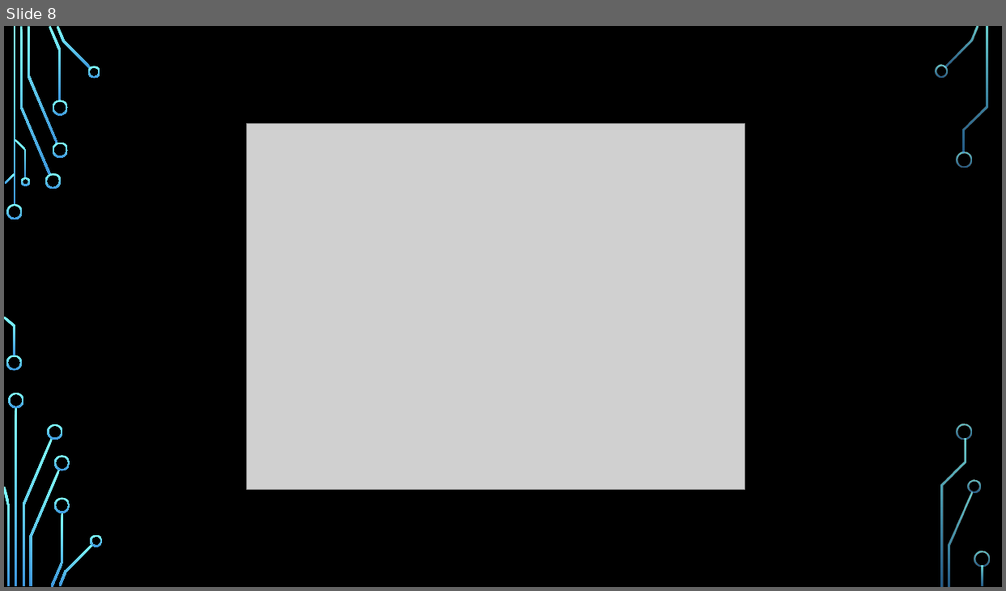
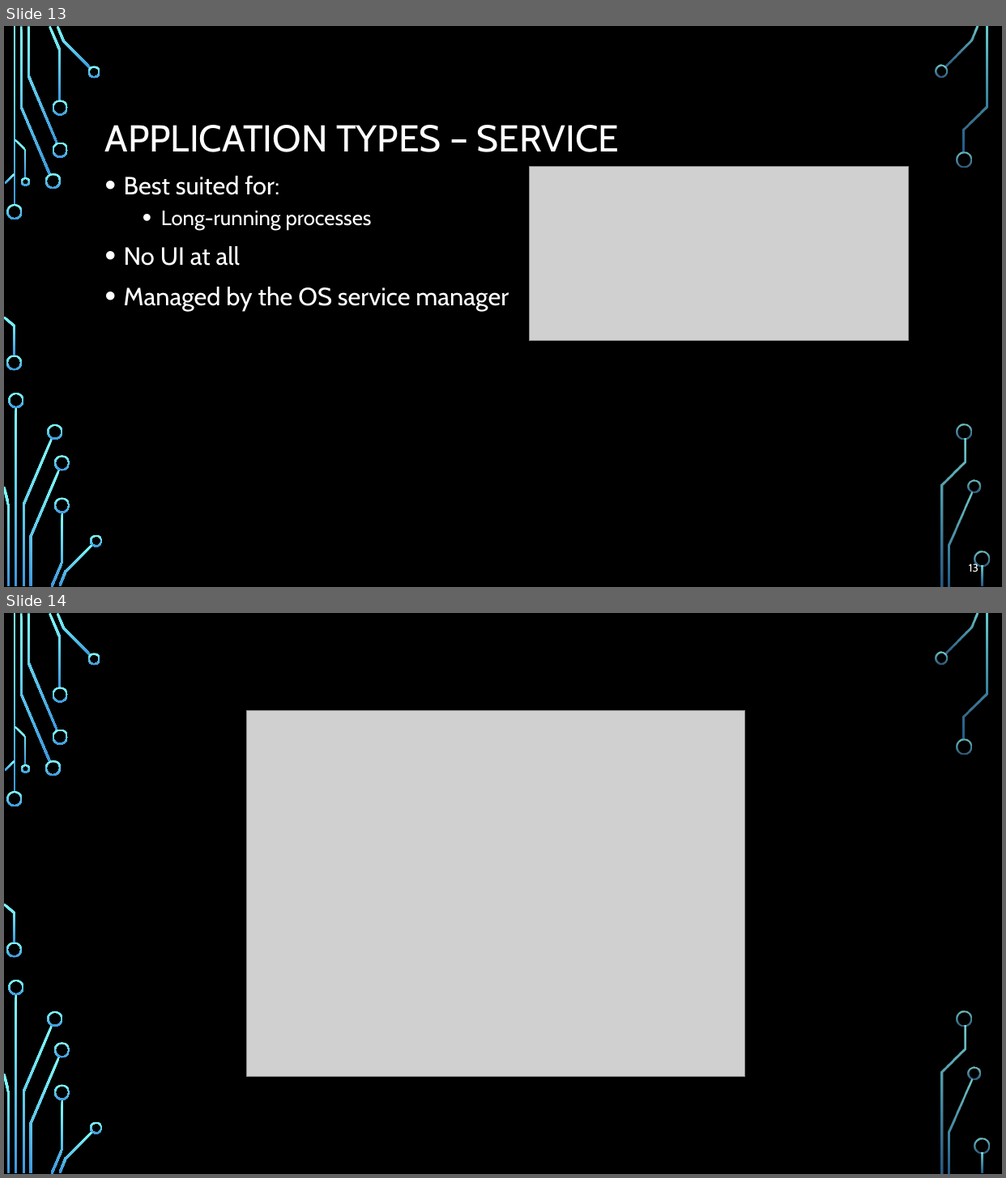
Before and after one commit to profjordanov/hybrid-app-development, a slide deck: intro/lecture.pptx. Shown one above the other, each under a label of ours: slide 8 before the commit, slides 13 and 14 after it. The pictures are 1006x591 and 1006x1178 pixels, drawn with LibreOffice and Linux fonts; fonts in the diff are those of the drawing; grey boxes stand for pictures; background and template pictures are left out. Boxes give left, top, right and bottom in pixels: in the first picture for what was removed or moved away, otherwise in the second. Text is boxed around its words. In the diff, an @@ line names an element or a change of style, - is before the commit and + after.

```diff
--- a/intro/lecture.pptx
+++ b/intro/lecture.pptx
@@ slide 13 added at (4,26,1002,587), background picture (left out); not listed: 36 template elements that a slide beside it also shows @@
@@ title added at (105,125,620,152), 36 pt, text #FFFFFF @@
+APPLICATION TYPES – SERVICE
@@ picture added at (530,166,908,340) @@
@@ text added at (124,176,509,311), 24 pt, text #FFFFFF @@
+• Best suited for:
+  • Long-running processes
+• No UI at all
+• Managed by the OS service manager
@@ page number added at (969,563,978,572), 10.5 pt, text #FFFFFF @@
+13
@@ what was slide 8 is now slide 14 @@
```
Also in this commit, not shown: 5 other slides added.
